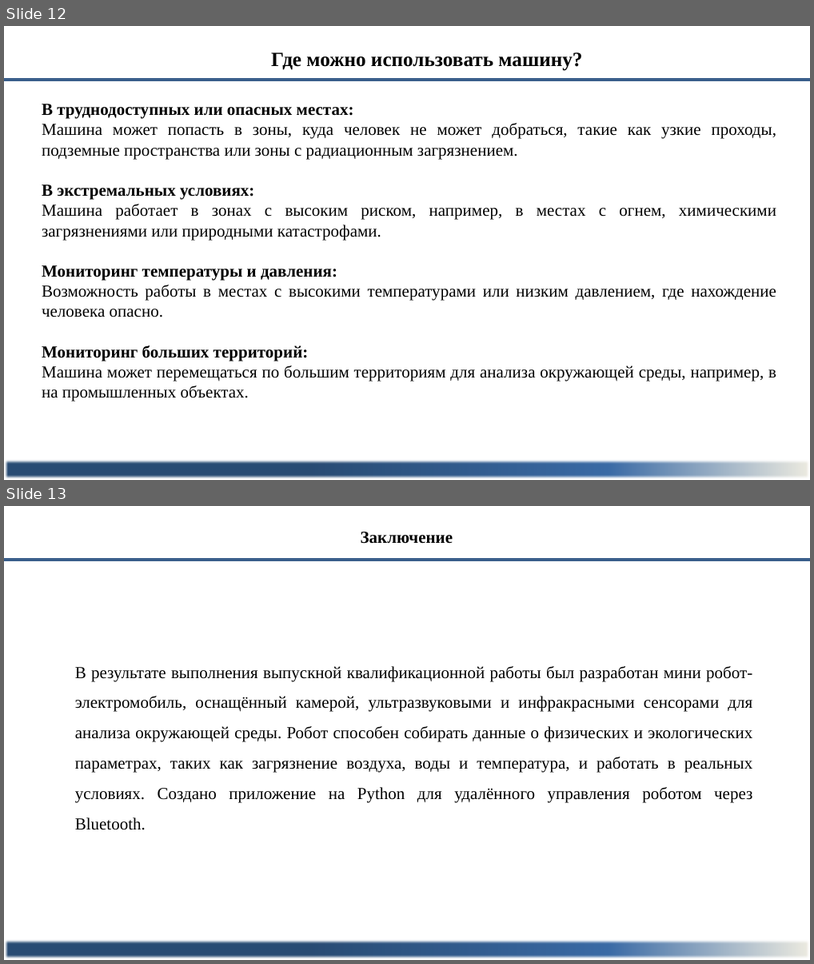
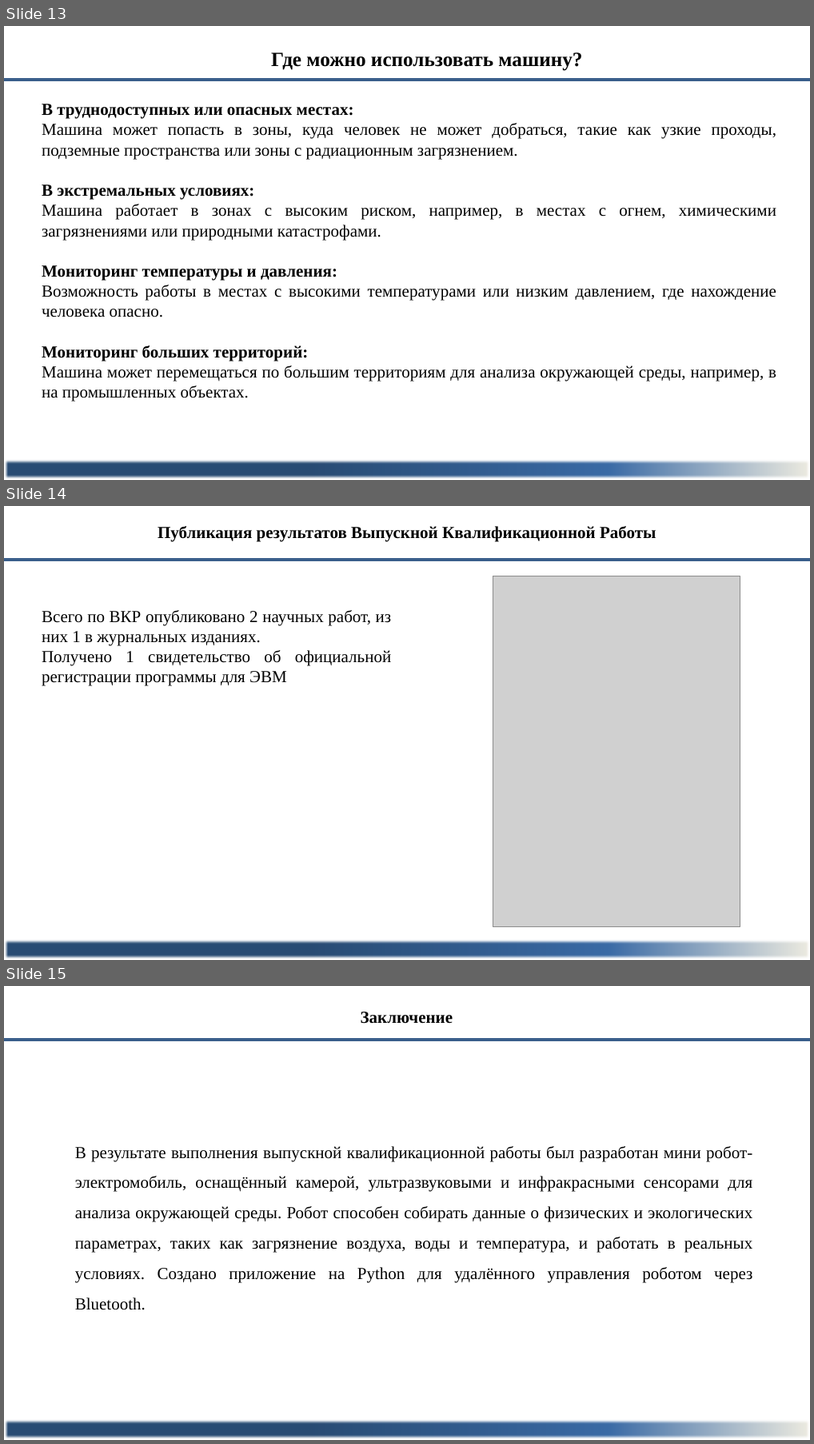
Before and after one commit to Mirxomitov/Tohir_Mirxomitov_Bachelor_GW, a slide deck: Tohir Mirxomitov GW.pptx. Shown one above the other, each under a label of ours: slides 12 and 13 before the commit, slides 13, 14 and 15 after it. The pictures are 814x964 and 814x1444 pixels, drawn with LibreOffice and Linux fonts; fonts in the diff are those of the drawing; grey boxes stand for pictures. Boxes give left, top, right and bottom in pixels: in the first picture for what was removed or moved away, otherwise in the second. Text is boxed around its words. In the diff, an @@ line names an element or a change of style, - is before the commit and + after.

```diff
--- a/Tohir Mirxomitov GW.pptx
+++ b/Tohir Mirxomitov GW.pptx
@@ slide 14 added at (4,506,810,960), background #FFFFFF @@
@@ text added at (158,526,657,542), 20 pt, text #000000, bold @@
+Публикация результатов Выпускной Квалификационной Работы
@@ rectangle added at (4,560,810,560), fill #C00000, outline #3A5F8C 2 pt @@
@@ picture added at (493,576,740,926) @@
@@ text added at (42,610,392,686), 20 pt, text #000000 @@
+Всего по ВКР опубликовано 2 научных работ, из них 1 в журнальных изданиях.
+Получено 1 свидетельство об официальной регистрации программы для ЭВМ
@@ rectangle added at (4,940,810,959), fill gradient #2A4C75 to #3C6CA6 to #EEECE1 @@
@@ what was slide 12 is now slide 13 @@
@@ what was slide 13 is now slide 15 @@
```
Also in this commit, not shown: 1 other slide added, 1 other file.
